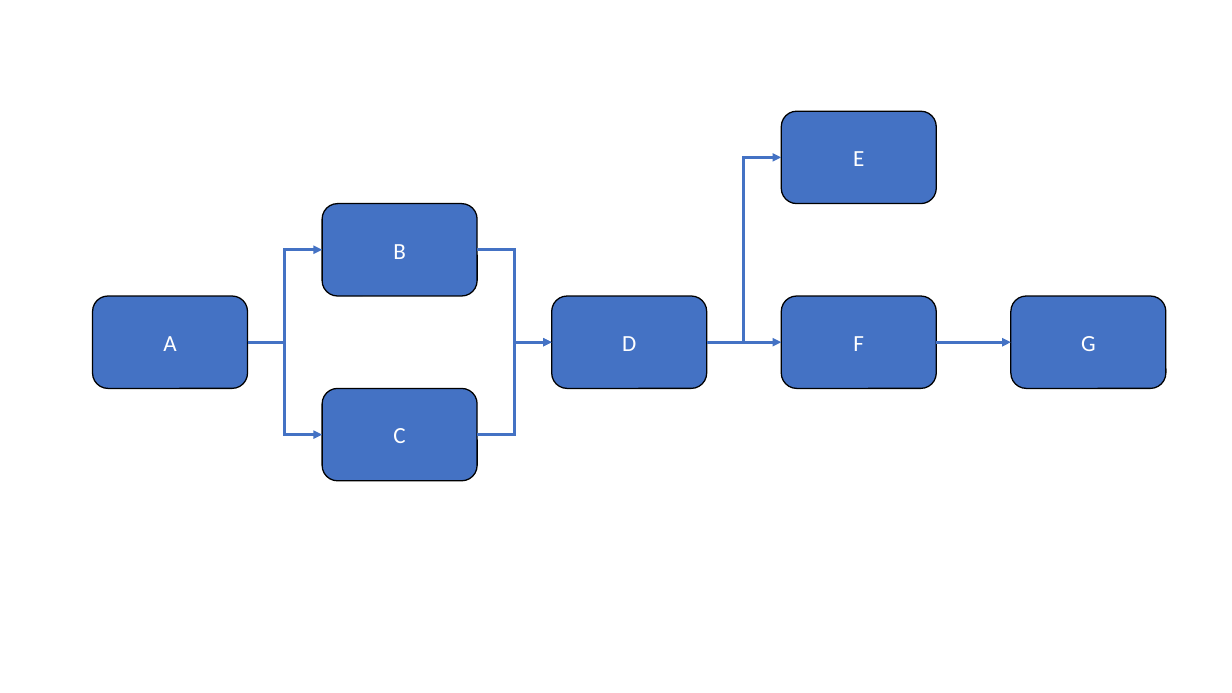
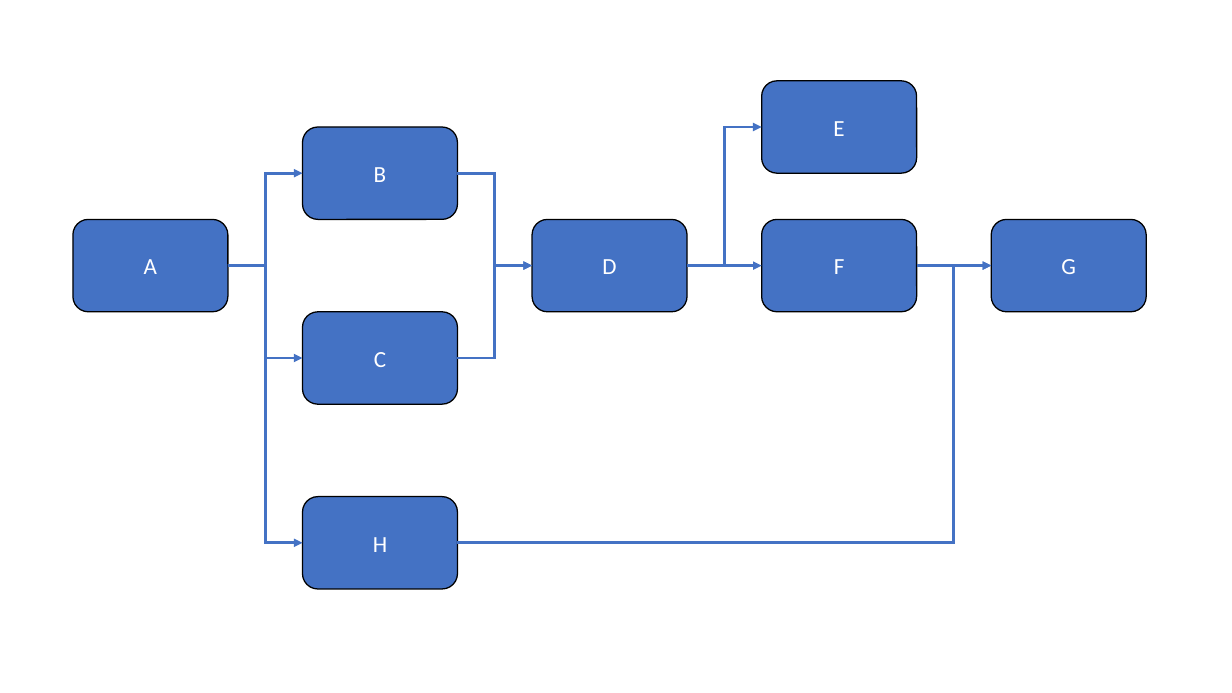
Before and after one commit to samsmithnz/ResearchTree, a slide deck: slide 1 of ResearchTreeSample.pptx. Drawn at 1232x693 pixels with LibreOffice and Linux fonts; fonts in the diff are those of the drawing. Boxes give left, top, right and bottom in pixels: in the first picture for what was removed or moved away, otherwise in the second. Text is boxed around its words. In the diff, an @@ line names an element or a change of style, - is before the commit and + after.

```diff
--- a/ResearchTreeSample.pptx
+++ b/ResearchTreeSample.pptx
@@ rounded rectangle "E": place and size @@
-rounded rectangle "E" at <box>782,111,937,203</box>
+rounded rectangle "E" at <box>762,80,917,173</box>
@@ elbow arrow moved from (707, 342) - (782, 157) to (688, 265) - (762, 127) @@
@@ elbow arrow added from (228, 265) to (302, 543), #4472C4 2.25 pt @@
@@ elbow arrow added from (457, 543) to (992, 265), #4472C4 2.25 pt @@
@@ 6 rounded rectangles, 4 elbow arrows, 2 arrows: place and size @@
-6 rounded rectangles, 4 elbow arrows, 2 arrows at <box>92,203,1166,481</box>
+6 rounded rectangles, 4 elbow arrows, 2 arrows at <box>73,127,1147,404</box>
@@ rounded rectangle added at <box>302,496,457,589</box>, fill #4472C4, outline #000000 1 pt, 18 pt, text #FFFFFF @@
+H
```
Also in this commit, not shown: 3 other files.
